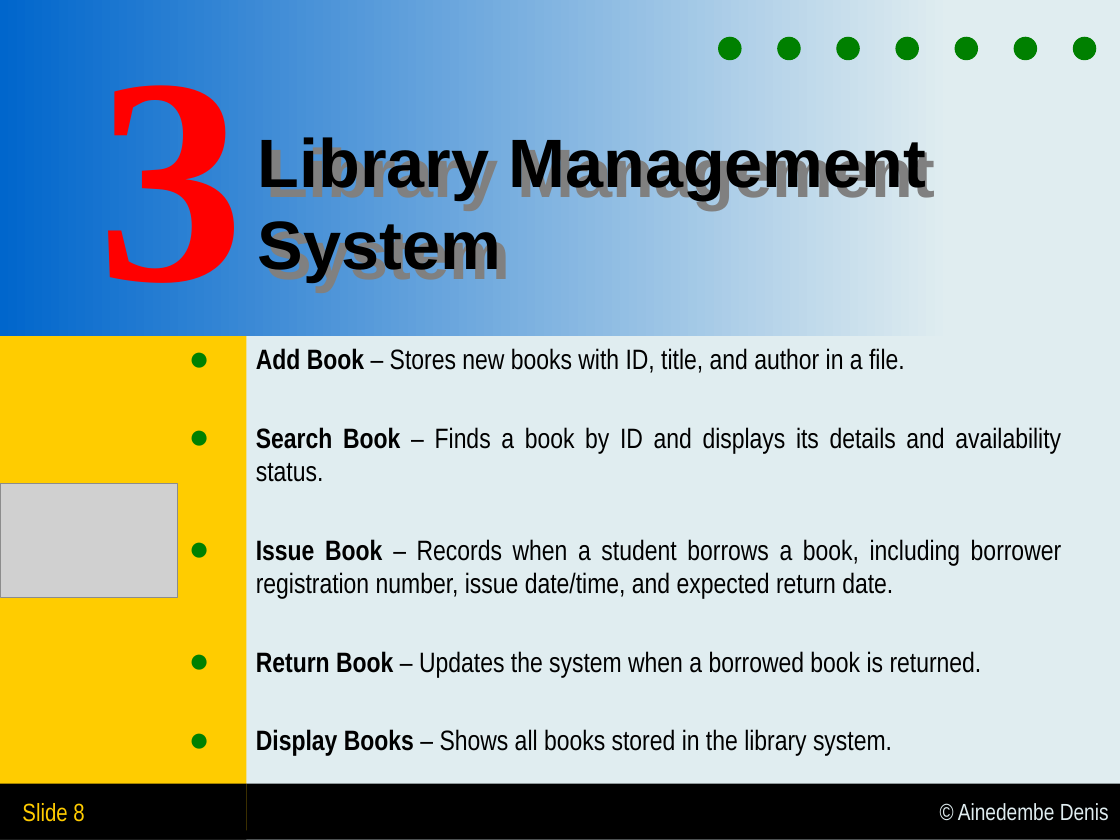
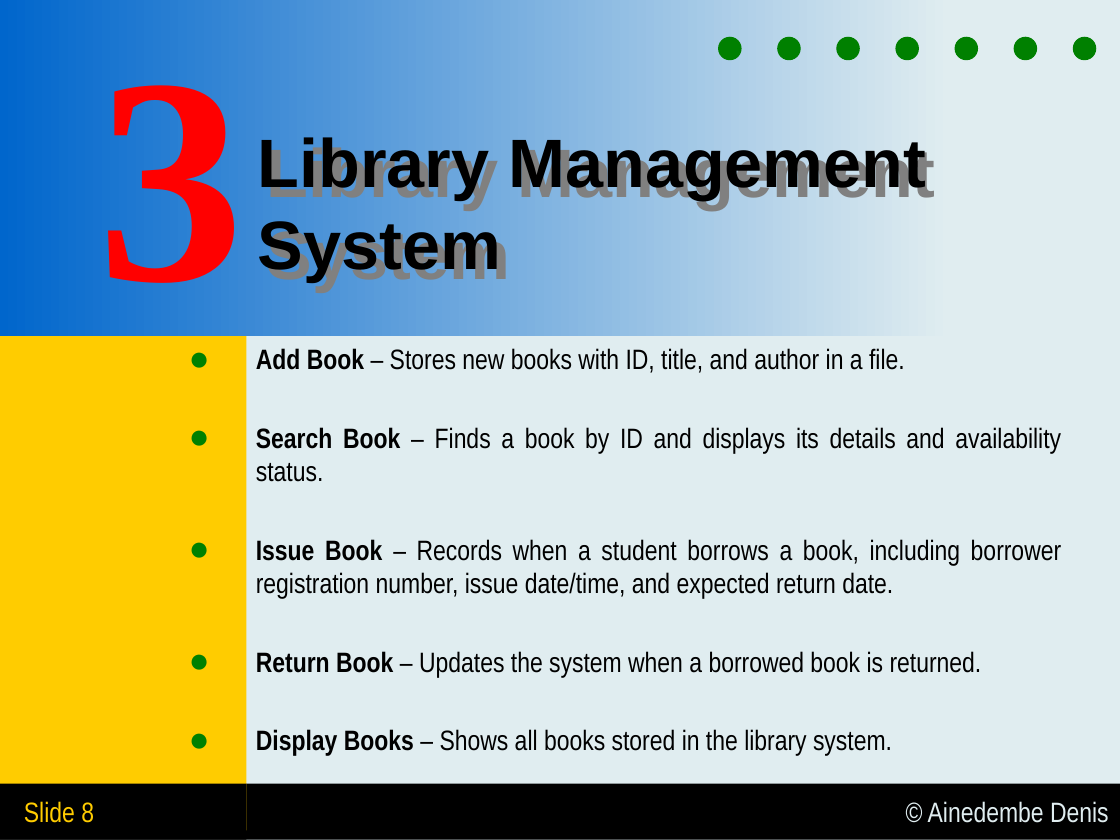
Before and after one commit to Ainedembe-Denis/Systems-Programing---C-PROJECTS, a slide deck: slide 9 of Ainedembe Denis - Presentation.pptx. Drawn at 1120x840 pixels with LibreOffice and Linux fonts; fonts in the diff are those of the drawing; grey boxes stand for pictures. Boxes give left, top, right and bottom in pixels: in the first picture for what was removed or moved away, otherwise in the second. Text is boxed around its words. In the diff, an @@ line names an element or a change of style, - is before the commit and + after.

Commit message:
update presentation slides

```diff
--- a/Ainedembe Denis - Presentation.pptx
+++ b/Ainedembe Denis - Presentation.pptx
@@ picture removed at <box>1,483,178,597</box> @@
@@ rectangle "Slide 8" at <box>0,784,246,840</box>: size 16 to 18 pt @@
@@ rectangle "© Ainedembe Denis" at <box>0,784,1120,840</box>: size 15 to 18 pt @@
```
Also in this commit, not shown: 31 other slides changed, 1 slide added, 2 other files.
